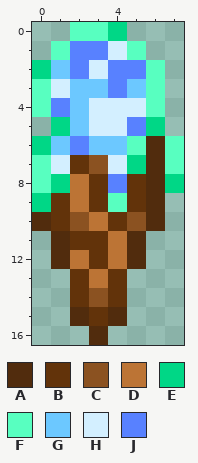
Pixel-art sprite -- Items/Other/Consumables/Sus_Ice_Cream.png. The picture above is the old version.
The file is 16x34 pixels, drawn in blocks of 2x2; one block is one cell here.
Palette (. is transparent): A #512c0d  B #62330a  C #8b5221  D #bc7435  E #00d786  F #58ffc0  G #6cc8ff  H #d3efff  J #5881ff
Pixels before, first column x 0:
 0 ..FFE...
 1 .FJJHF..
 2 EGJHJJF.
 3 FHGGJGF.
 4 FJGHHHF.
 5 .EGHHJE.
 6 EGJGGFAF
 7 FHBCHEAF
 8 FEDBJBAE
 9 EBDBFBA.
10 ABCDBCA.
11 .ABBDA..
12 .ADBDA..
13 ..BDB...
14 ..BCB...
15 ..ABA...
16 ...A....
After the commit:
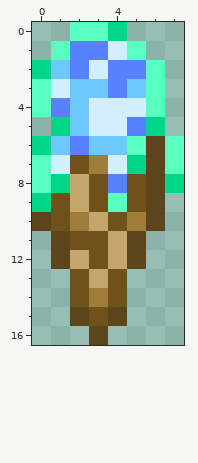
Diff:
Colour A changes from #512c0d to #5c451b.
Colour B changes from #62330a to #6e521a.
Colour C changes from #8b5221 to #9f7d3a.
Colour D changes from #bc7435 to #c4a66c.
Boxes around the changes in both pictures, in picture pixels (x1, y1, x2, y2):
changed: (32, 136, 165, 345)
